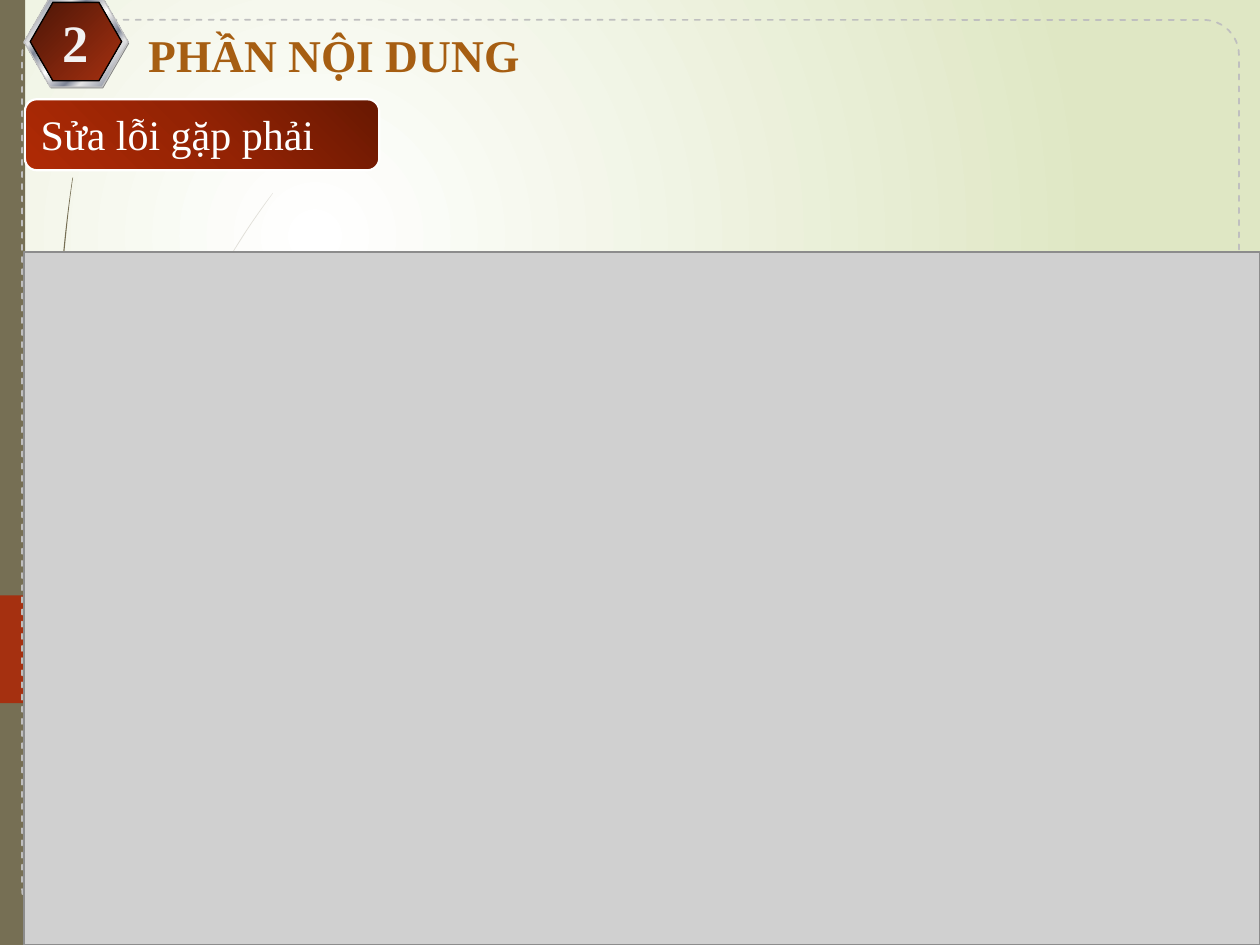
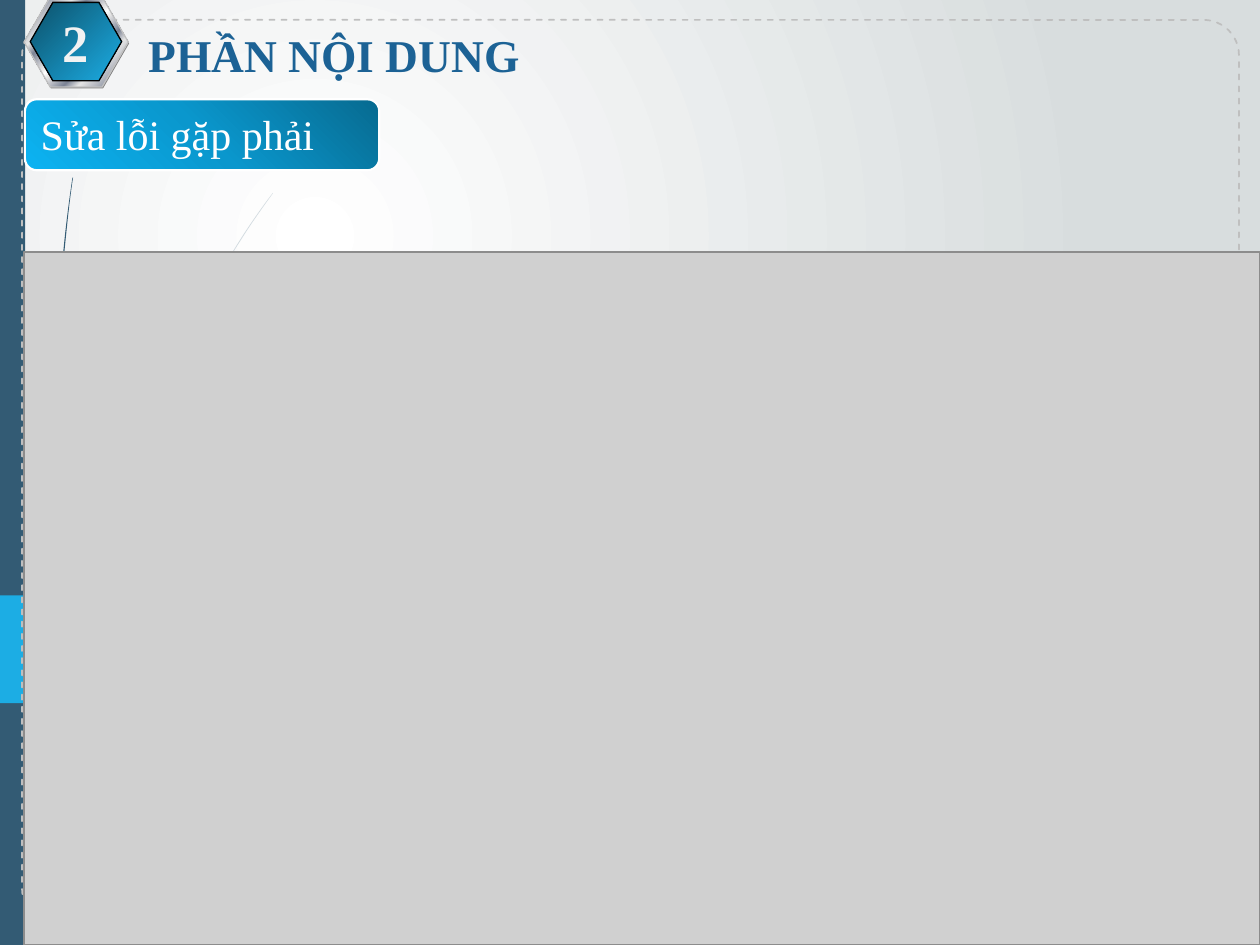
Before and after one commit to NguyenThanhNhuJS99/ThapHaNoi, a slide deck: slide 10 of BaoCaoDoAn.pptx. Drawn at 1260x945 pixels with LibreOffice and Linux fonts; fonts in the diff are those of the drawing; grey boxes stand for pictures. Boxes give left, top, right and bottom in pixels: in the first picture for what was removed or moved away, otherwise in the second. Text is boxed around its words. In the diff, an @@ line names an element or a change of style, - is before the commit and + after.

```diff
--- a/BaoCaoDoAn.pptx
+++ b/BaoCaoDoAn.pptx
@@ background gradient #FFFFFF to #DFE8C4 to gradient #FFFFFF to #D7DDE0 @@
@@ hexagon "2" at (30, 3, 122, 81): fill gradient #76220B to #A53010 to gradient #147CA3 to #1CADE4 @@
@@ text "PHẦN NỘI DUNG" at (148, 37, 520, 81): text colour #A65E12 to #1D6294 @@
@@ rounded rectangle "Sửa lỗi gặp phải" at (25, 100, 379, 170): fill gradient #681903 to #952304 to #B02A05 to gradient #086A90 to #0B98CD to #0DB4F3 @@
@@ fill #766F54 to #335B74 in 3 elements at (3, 0, 59, 606), (0, 0, 25, 945), (53, 178, 73, 595) @@
@@ fill #766F54 at 20% opacity to #335B74 at 20% opacity in 3 elements at (0, 355, 10, 441), (13, 435, 74, 755), (10, 441, 88, 900) @@
@@ freeform shape at (0, 596, 189, 703): fill #A53010 to #1CADE4 @@
```
Also in this commit, not shown: 11 other slides changed, 1 slide added, 1 slide removed, 4 other files.
